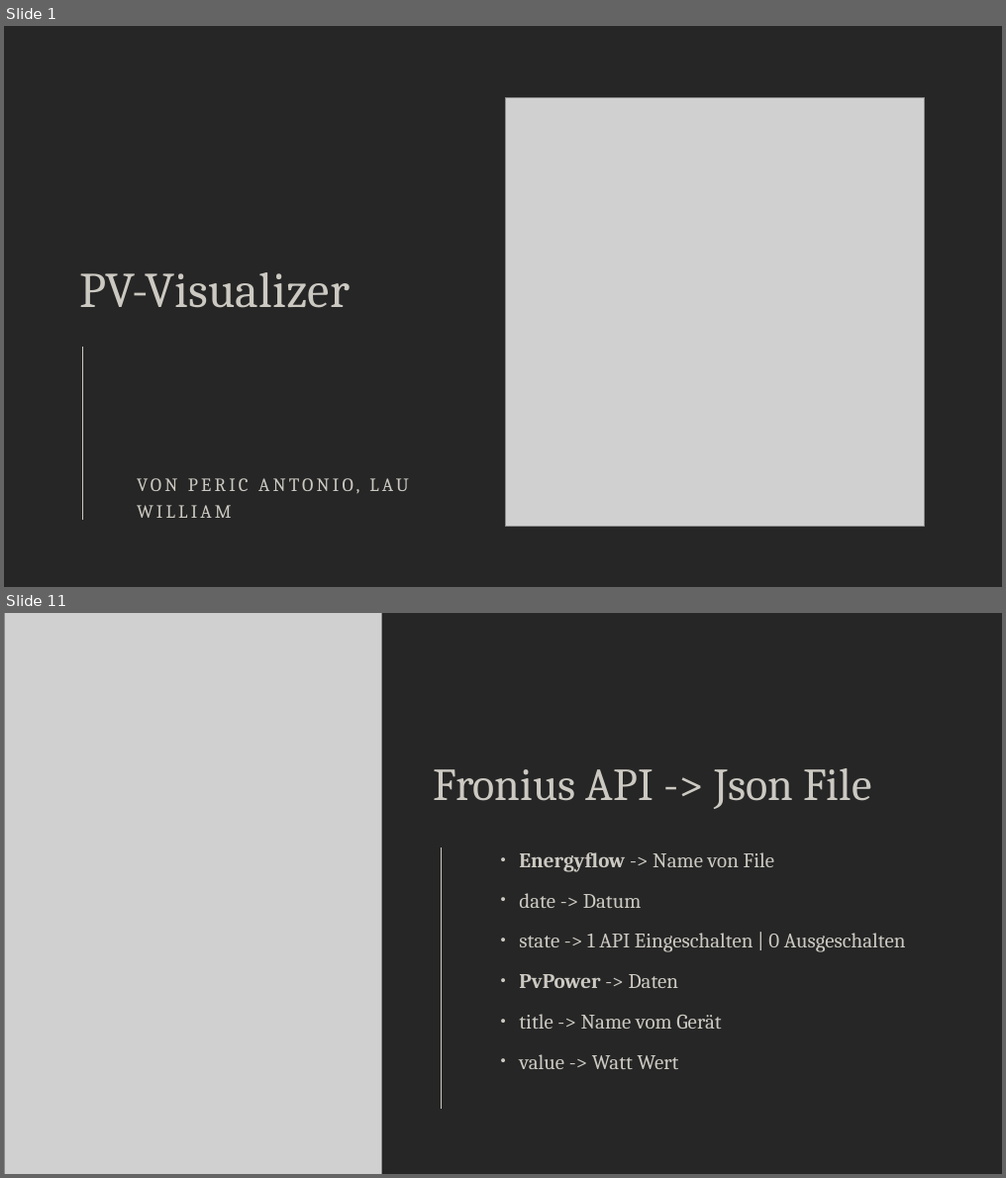
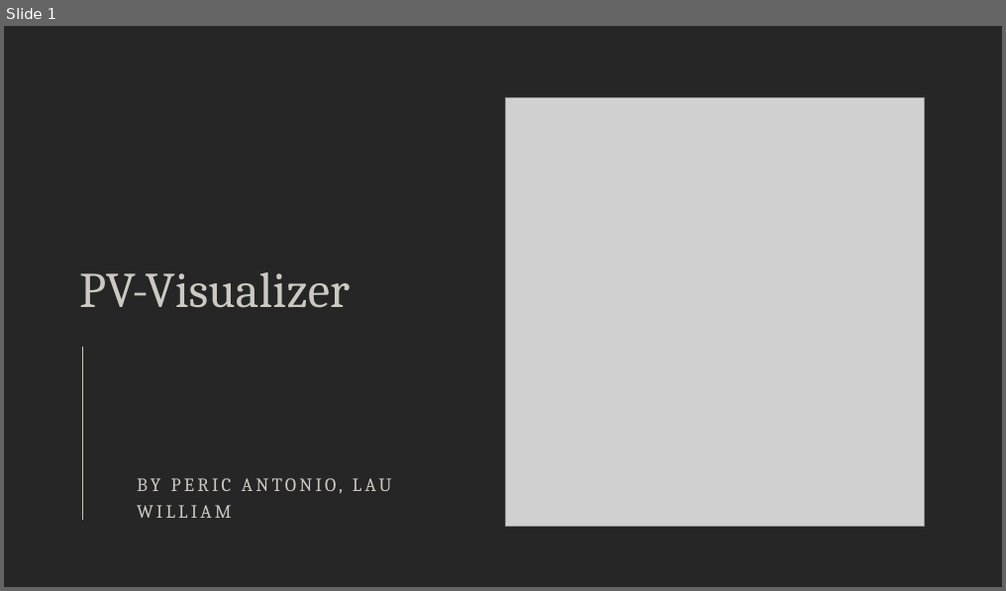
Before and after one commit to Team-Pv-Visualizer/PV-Visualizer, a slide deck: Documents/PVV-Visualizer.pptx. Shown one above the other, each under a label of ours: slides 1 and 11 before the commit, slide 1 after it; the slides between them are not shown. The pictures are 1006x1178 and 1006x591 pixels, drawn with LibreOffice and Linux fonts; fonts in the diff are those of the drawing; grey boxes stand for pictures. Boxes give left, top, right and bottom in pixels: in the first picture for what was removed or moved away, otherwise in the second. Text is boxed around its words. In the diff, an @@ line names an element or a change of style, - is before the commit and + after.

```diff
--- a/Documents/PVV-Visualizer.pptx
+++ b/Documents/PVV-Visualizer.pptx
@@ slide 11 removed at (x1=4, y1=613, x2=1002, y2=1174), background #262626 @@
@@ picture removed at (x1=4, y1=613, x2=381, y2=1174) @@
@@ title removed at (x1=434, y1=768, x2=871, y2=809) @@
-Fronius API -> Json File
@@ line removed from (442, 848) to (442, 1109) @@
@@ text removed at (x1=519, y1=853, x2=906, y2=1069) @@
-• Energyflow -> Name von File
-• date -> Datum
-• state -> 1 API Eingeschalten | 0 Ausgeschalten
-• PvPower -> Daten
-• title -> Name vom Gerät
-• value -> Watt Wert
@@ slide 1 changed as well @@
@@ subtitle at (x1=137, y1=478, x2=392, y2=518): text changed @@
-VON PERIC ANTONIO, LAU WILLIAM
+BY PERIC ANTONIO, LAU WILLIAM
```
Also in this commit, not shown: 2 other slides changed, 15 slides added, 19 other slides removed, 1 other file.
